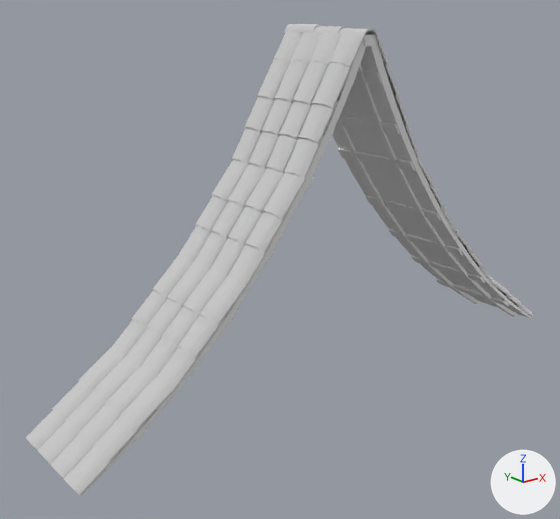
Before and after pictures for a commit that changed the FBX model Assets/Models/Tileset_Casa/L_Roof_NoFrame.fbx.
One viewpoint serves both versions: a 50 mm camera at (-43.2, -18.0, 11.3) aimed at (-28.3, 0.6, 3.8). The lights are fixed; the arrows at lower right show +X, +Y and +Z. Where no turn or scale is listed for an object, it has been applied to the vertices. Vertices at the same position are counted once.

Names of what the first picture shows: 'Cube.011', 'L_Roof_NoFrame', 'L_Roof_Tiles'.
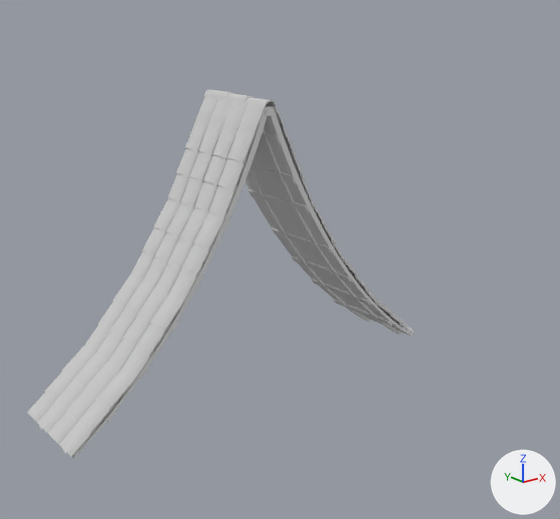
Changed parts and their boxes (x1, y1, x2, y2) in the pictures (560 x 519 px):
'L_Roof_Tiles', deleted: before (26, 24, 533, 496)
'L_Roof_Tiles.003', added: after (27, 90, 414, 457)
'L_Roof_NoFrame', reshaped: before (83, 33, 531, 494); after (39, 98, 412, 458)
'Cube.011', deleted: before (135, 39, 509, 442)
'Cube.038', added: after (108, 110, 393, 421)

The change, as a diff of the scene's bpy script:
```diff
--- a/Assets/Models/Tileset_Casa/L_Roof_NoFrame.fbx.py
+++ b/Assets/Models/Tileset_Casa/L_Roof_NoFrame.fbx.py
@@ me_cube_091 @@
 # used by ob_l_roof_noframe; location = (0.0, 0.0, 0.0)
-me_cube_091.from_pydata(...)  # 929 vertices, 928 faces; spans x -36.4..-17.3, y -1.7..1.7, z -0.4..10.8
+me_cube_091.from_pydata(...)  # 929 vertices, 928 faces; spans x -36.5..-24.0, y -1.4..1.4, z 0.5..9.0
+# me_cube_091 part 1: 929 vertices removed from x -36.4..-17.3, y -1.7..1.7, z -0.4..10.8; 929 vertices added at x -36.5..-24.0, y -1.4..1.4, z 0.5..9.0
 me_cube_091.materials.append(mat_wood_002)
@@ me_cube_233 @@
+me_cube_233.from_pydata(...)  # 540 vertices, 631 faces; spans x -35.52..-24.92, y -1.45..1.43, z 1.32..8.89
+me_cube_233.materials.append(mat_wood_001)  # white #e7e7e7
@@ me_cube_236 @@
+me_cube_236.from_pydata(...)  # 6108 vertices, 6128 faces; spans x -36.64..-23.82, y -1.46..1.46, z 0.73..9.23
+me_cube_236.materials.append(mat_roof)  # white #e7e7e7
@@ ob_l_roof_tiles @@
-ob_l_roof_tiles = bpy.data.objects.new('L_Roof_Tiles', me_cube_020)
-ob_l_roof_tiles.location = (0.0, 0.0, 0.0)
@@ ob_cube_011 @@
-ob_cube_011 = bpy.data.objects.new('Cube.011', me_cube_092)
-ob_cube_011.location = (0.0, 0.0, 0.0)
@@ ob_cube_038 @@
+ob_cube_038 = bpy.data.objects.new('Cube.038', me_cube_233)
+ob_cube_038.location = (0.0, 0.0, 0.0)
@@ ob_l_roof_tiles_003 @@
+ob_l_roof_tiles_003 = bpy.data.objects.new('L_Roof_Tiles.003', me_cube_236)
+ob_l_roof_tiles_003.location = (0.0, 0.0, 0.0)
```
